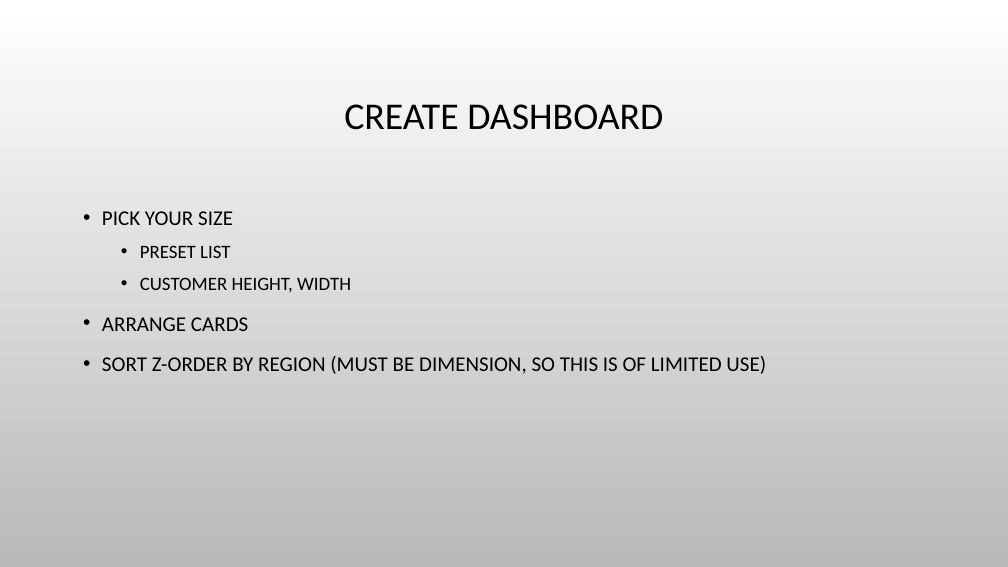
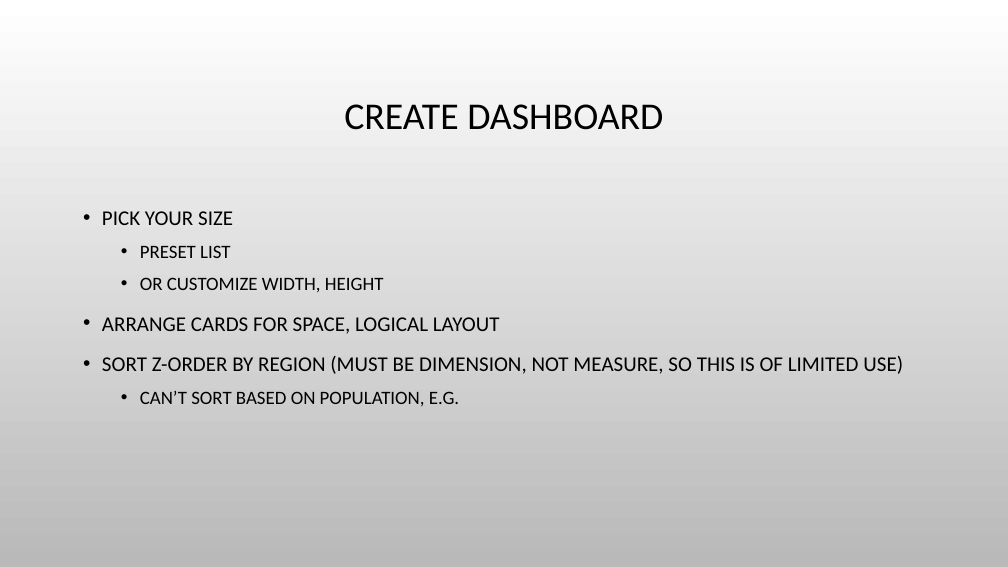
Before and after one commit to bobhilt/tableau-dashboard-demo, a slide deck: slide 11 of BuildingTableauDashboards.pptx (slide 8 before the commit). Drawn at 1008x567 pixels with LibreOffice and Linux fonts; fonts in the diff are those of the drawing; background and template pictures are left out. Boxes give left, top, right and bottom in pixels: in the first picture for what was removed or moved away, otherwise in the second. Text is boxed around its words. In the diff, an @@ line names an element or a change of style, - is before the commit and + after.

```diff
--- a/BuildingTableauDashboards.pptx
+++ b/BuildingTableauDashboards.pptx
@@ text at <box>102,277,903,406</box>: text changed @@
-  • CUSTOMER HEIGHT, WIDTH
-• ARRANGE CARDS
-• SORT Z-ORDER BY REGION (MUST BE DIMENSION, SO THIS IS OF LIMITED USE)
+  • OR CUSTOMIZE WIDTH, HEIGHT
+• ARRANGE CARDS FOR SPACE, LOGICAL LAYOUT
+• SORT Z-ORDER BY REGION (MUST BE DIMENSION, NOT MEASURE, SO THIS IS OF LIMITED USE)
+  • CAN’T SORT BASED ON POPULATION, E.G.
```
Also in this commit, not shown: 6 other slides changed, 3 slides added, 5 other files.
